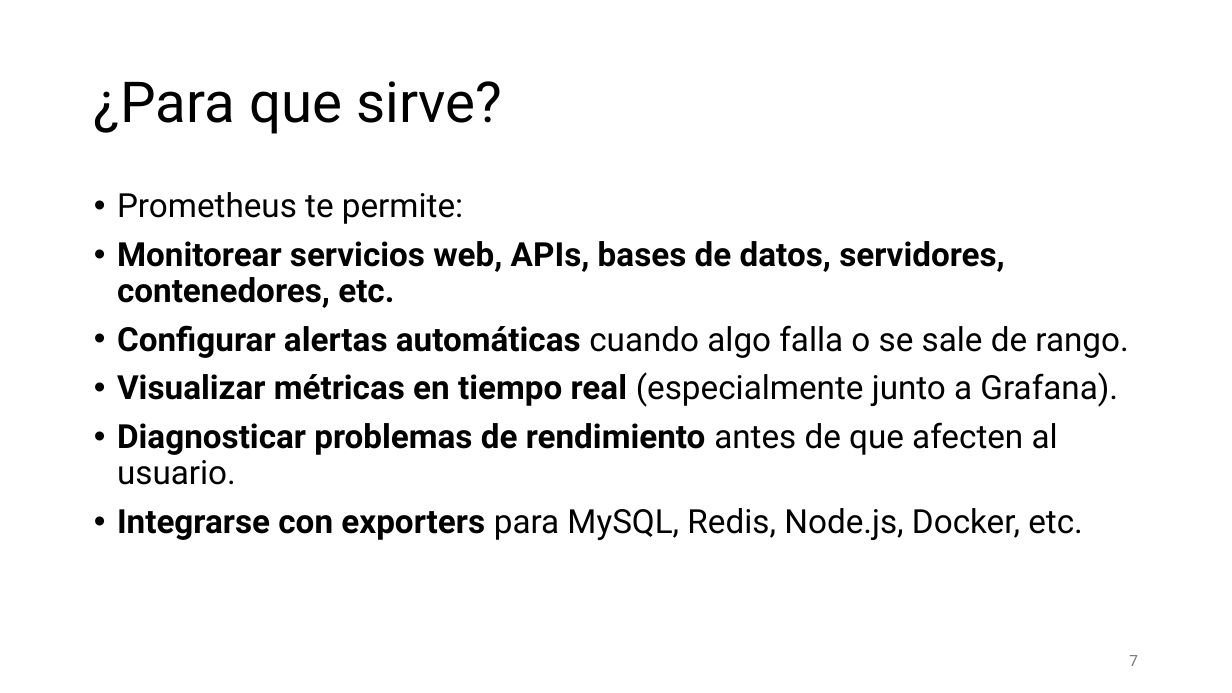
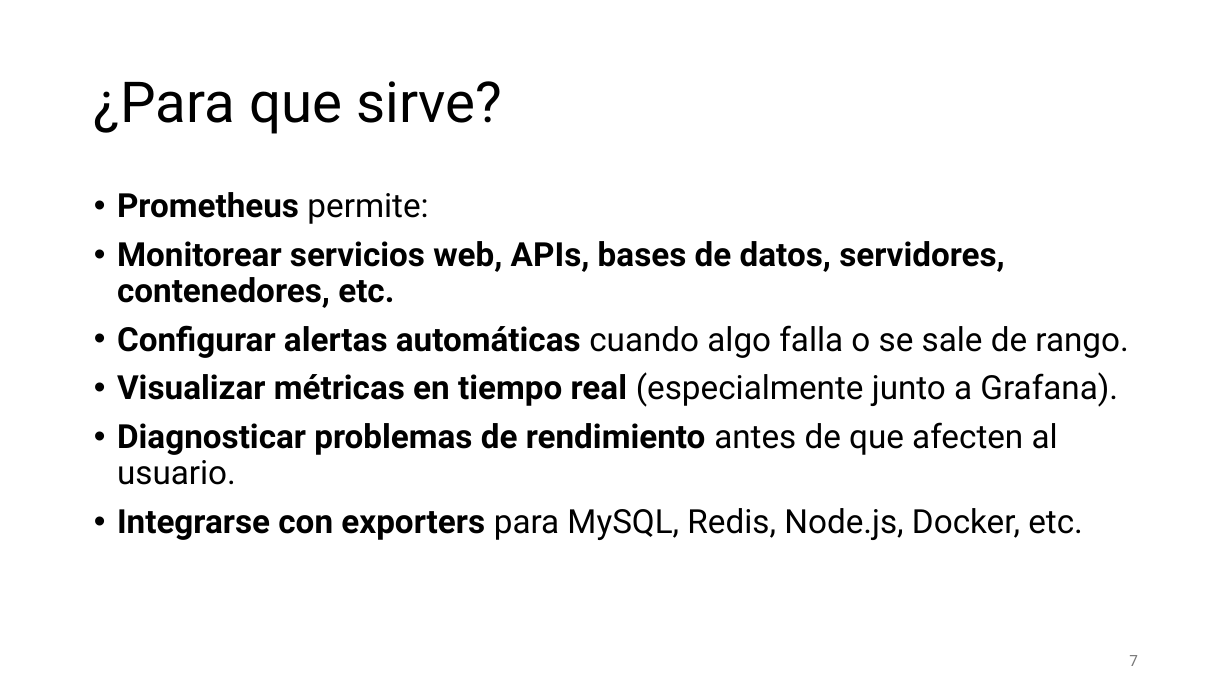
Before and after one commit to aldebarran22/CURSO_CPP_SERVICIOS_30H, a slide deck: slide 7 of doc/8_Monitorizacion_logging_microservicios.pptx. Drawn at 1232x693 pixels with LibreOffice and Linux fonts; fonts in the diff are those of the drawing. Boxes give left, top, right and bottom in pixels: in the first picture for what was removed or moved away, otherwise in the second. Text is boxed around its words. In the diff, an @@ line names an element or a change of style, - is before the commit and + after.

```diff
--- a/doc/8_Monitorizacion_logging_microservicios.pptx
+++ b/doc/8_Monitorizacion_logging_microservicios.pptx
@@ text at (x1=117, y1=192, x2=428, y2=224): text changed; bold on @@
-• Prometheus te permite:
+• Prometheus permite:
```
Also in this commit, not shown: 4 other slides changed, 16 slides added, 1 slide removed, 3 other files.
